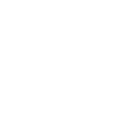
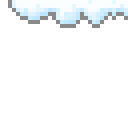
Layers edited between the first and the second 128 × 128 image:
added group "snow_left.png" with 2 layers above "snow_mid.png" over bbox(8, 0, 128, 28)
added layer "Layer 36" (50%) in group "snow_left.png" over bbox(8, 0, 128, 28)
added layer "Layer 28 copy" in group "snow_left.png" over bbox(12, 0, 128, 24)
